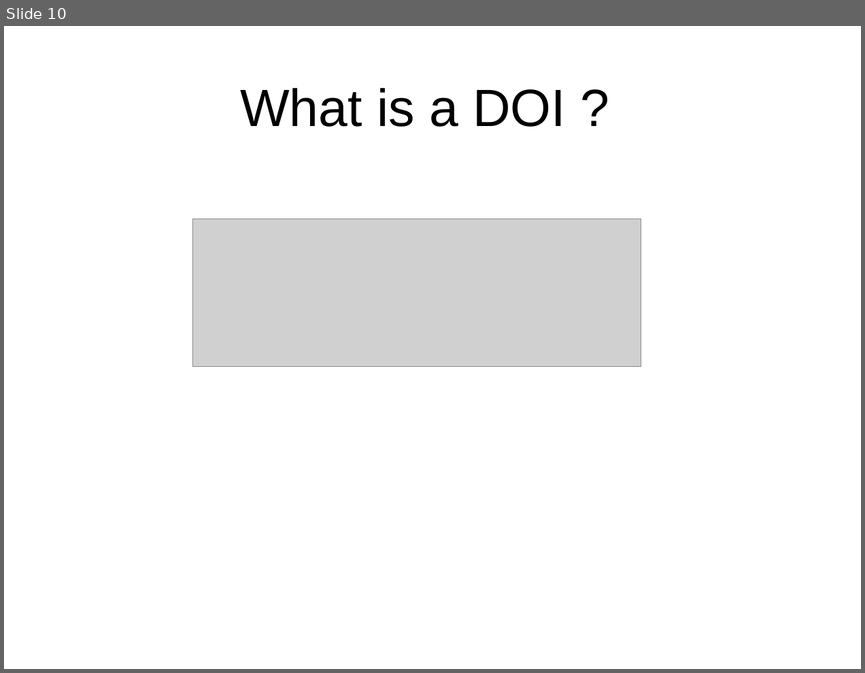
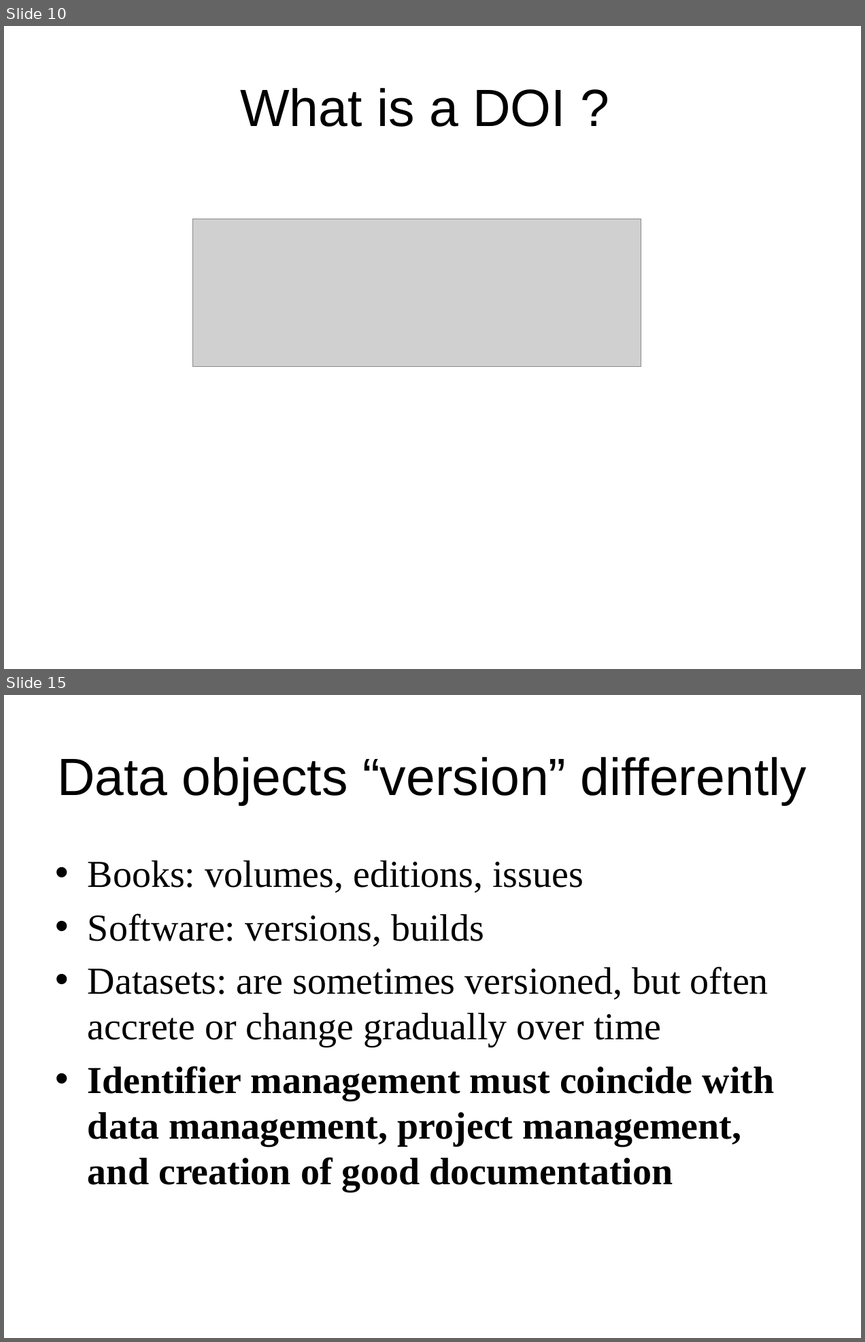
Before and after one commit to DataCurationWorkshop/HongKongCurationWorkshop, a slide deck: Day_1/Lectures/Slides/Day_1_Lecture_Identifier.pptx. Shown one above the other, each under a label of ours: slide 10 before the commit, slides 10 and 15 after it; the slides between them are not shown. The pictures are 865x673 and 865x1342 pixels, drawn with LibreOffice and Linux fonts; fonts in the diff are those of the drawing; grey boxes stand for pictures; background and template pictures are left out. Boxes give left, top, right and bottom in pixels: in the first picture for what was removed or moved away, otherwise in the second. Text is boxed around its words. In the diff, an @@ line names an element or a change of style, - is before the commit and + after.

Commit message:
edits to identifier lecture

```diff
--- a/Day_1/Lectures/Slides/Day_1_Lecture_Identifier.pptx
+++ b/Day_1/Lectures/Slides/Day_1_Lecture_Identifier.pptx
@@ slide 15 added at <box>4,695,861,1338</box>, background #FFFFFF @@
@@ title added at <box>57,757,806,805</box>, 44 pt, text #000000 @@
+Data objects “version” differently
@@ text added at <box>88,860,774,1191</box>, 32 pt, text #000000 @@
+• Books: volumes, editions, issues
+• Software: versions, builds
+• Datasets: are sometimes versioned, but often accrete or change gradually over time
+• Identifier management must coincide with data management, project management, and creation of good documentation
```
Also in this commit, not shown: 2 slides changed, 3 other slides added, 1 slide removed.
